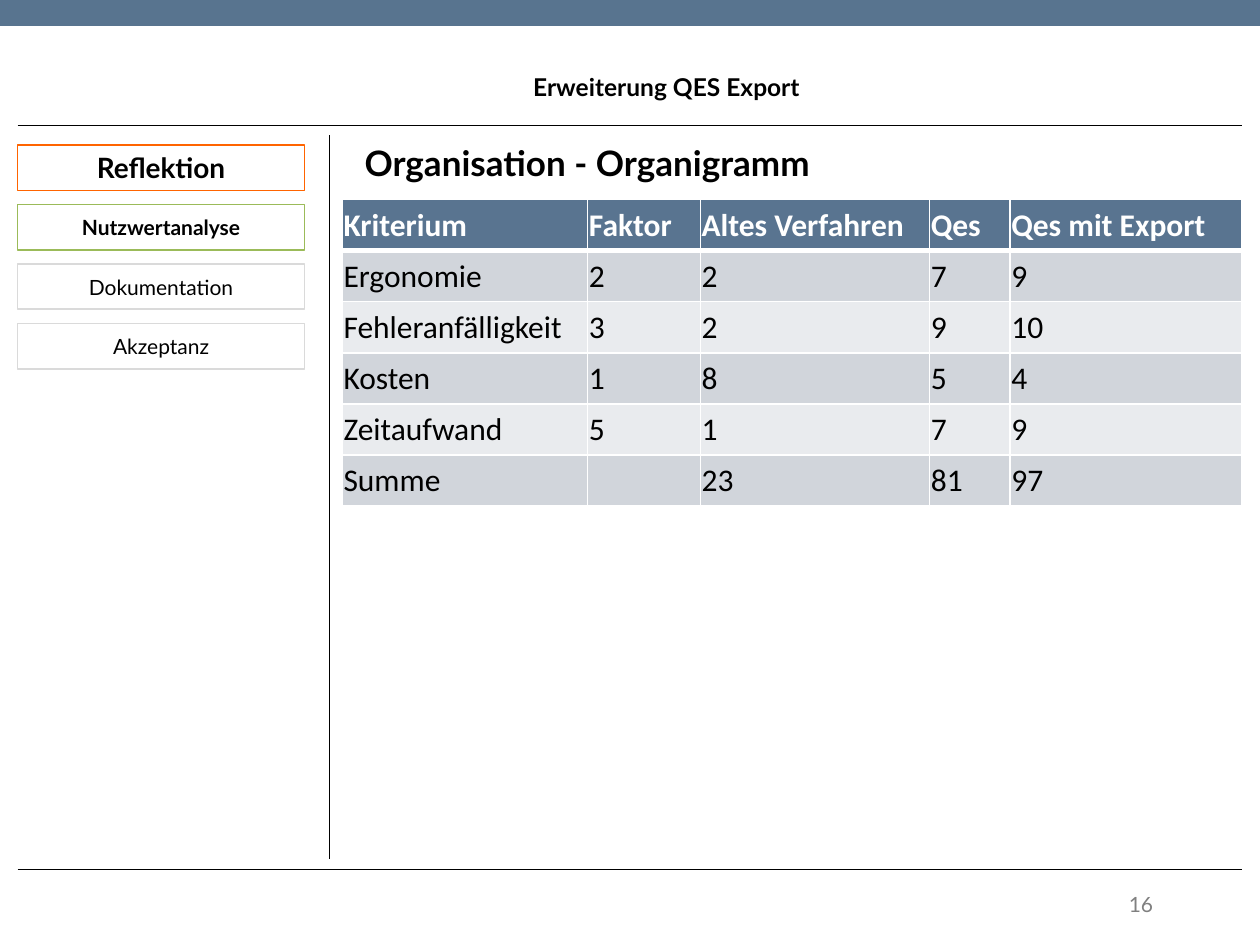
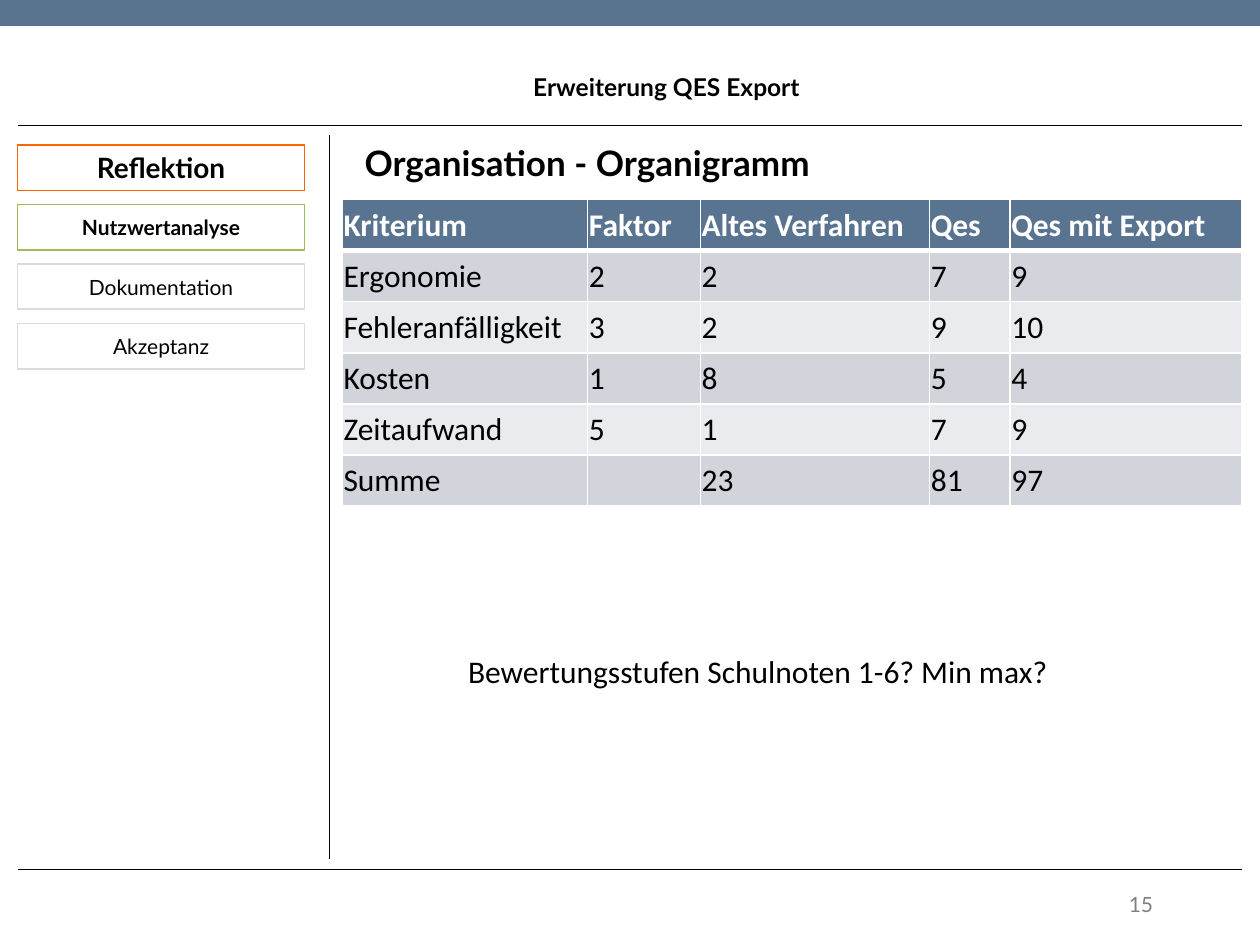
Before and after one commit to TwoHorus/dbExelExportLaravel, a slide deck: slide 15 of DOC/Fachgespraech.pptx (slide 16 before the commit). Drawn at 1260x945 pixels with LibreOffice and Linux fonts; fonts in the diff are those of the drawing; background and template pictures are left out. Boxes give left, top, right and bottom in pixels: in the first picture for what was removed or moved away, otherwise in the second. Text is boxed around its words. In the diff, an @@ line names an element or a change of style, - is before the commit and + after.

```diff
--- a/DOC/Fachgespraech.pptx
+++ b/DOC/Fachgespraech.pptx
@@ text added at box(468, 661, 1047, 689), 18 pt, text #000000 @@
+Bewertungsstufen Schulnoten 1-6? Min max?
@@ page number at box(1129, 897, 1153, 912): text changed @@
-16
+15
```
Also in this commit, not shown: 1 other slide changed.
